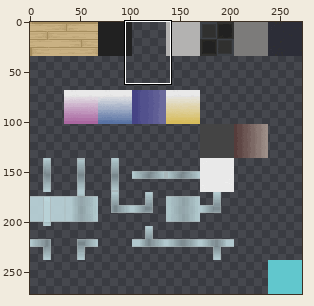
Sprite sheet, stored at floortileset.png. The first picture is a wide view before the edit; the outline marks the close-up.
Close-up. Before:
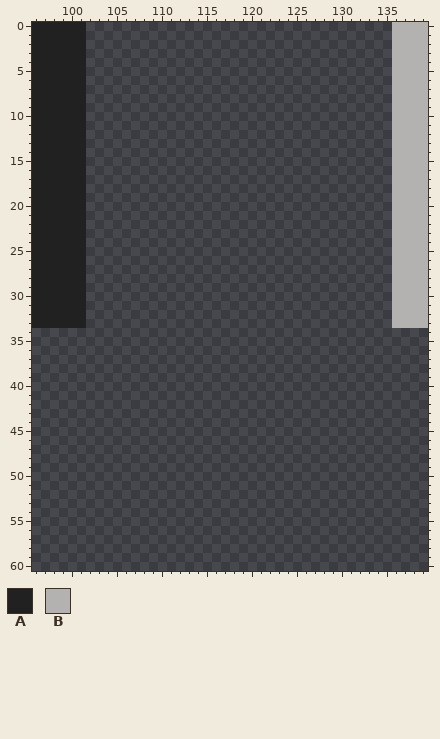
The file is 272x272 pixels. Colours within 5 levels of each other are drawn and written as one. Shown: x 96..139, y 0..60. The commit also changed other parts of the picture, which this record leaves out.
Palette (. is transparent): A #212121  B #b3b2b1
Pixels before (only the part around the change), first column x 96:
 0 AAAAAA..................................BBBB
 1 AAAAAA..................................BBBB
 2 AAAAAA..................................BBBB
 3 AAAAAA..................................BBBB
 4 AAAAAA..................................BBBB
 5 AAAAAA..................................BBBB
 6 AAAAAA..................................BBBB
 7 AAAAAA..................................BBBB
 8 AAAAAA..................................BBBB
 9 AAAAAA..................................BBBB
10 AAAAAA..................................BBBB
11 AAAAAA..................................BBBB
12 AAAAAA..................................BBBB
13 AAAAAA..................................BBBB
14 AAAAAA..................................BBBB
15 AAAAAA..................................BBBB
16 AAAAAA..................................BBBB
17 AAAAAA..................................BBBB
18 AAAAAA..................................BBBB
19 AAAAAA..................................BBBB
20 AAAAAA..................................BBBB
21 AAAAAA..................................BBBB
22 AAAAAA..................................BBBB
23 AAAAAA..................................BBBB
24 AAAAAA..................................BBBB
25 AAAAAA..................................BBBB
26 AAAAAA..................................BBBB
27 AAAAAA..................................BBBB
28 AAAAAA..................................BBBB
29 AAAAAA..................................BBBB
30 AAAAAA..................................BBBB
31 AAAAAA..................................BBBB
32 AAAAAA..................................BBBB
33 AAAAAA..................................BBBB
34 ............................................
35 ............................................
36 ............................................
37 ............................................
38 ............................................
39 ............................................
40 ............................................
41 ............................................
42 ............................................
43 ............................................
44 ............................................
45 ............................................
46 ............................................
47 ............................................
48 ............................................
49 ............................................
50 ............................................
51 ............................................
52 ............................................
53 ............................................
54 ............................................
55 ............................................
56 ............................................
57 ............................................
58 ............................................
59 ............................................
60 ............................................
And afterwards:
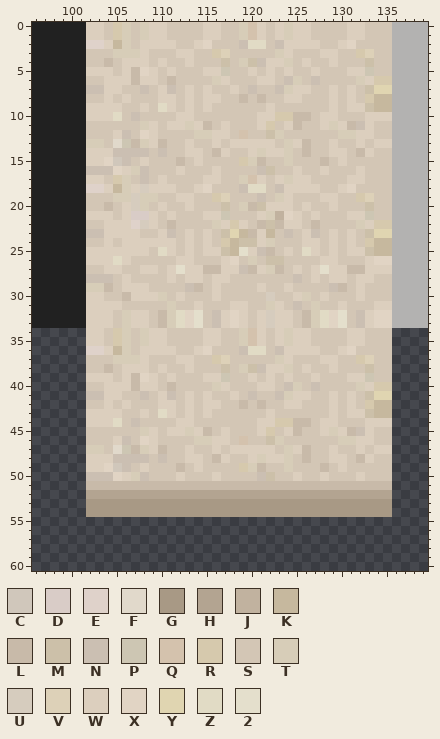
Colours new in this view: C #d0c7bb  D #d9ccc7  E #dfd2ca  F #e1d9cb  G #a89985  H #b3a491  J #c1b29f  K #c6b89e  L #c8baa9  M #ccc0a9  N #cbbfb2  P #cdc6b3  Q #d4c2ad  R #d6c9ad  S #d3c6b5  T #d7cdb8  U #d6ccbe  V #ddd1b8  W #dccfbe  X #e1d4c4  Y #e0d5b1  Z #e1dbc5  2 #e4dfcc
The edit:
Changed rows in their new state; - is an unchanged pixel.
first column x 102:
 0 WWSRTSTWWSSSSWWSSTQWSWTWWSSSSWWSSS
 1 WWSRTSTWWSSSSWWSSTQWSWTWWSSSSWWSSS
 2 EEWKTSWWWWSSWXSSSNZZSNWWWWSSWXSSSS
 3 SSSTTTWSSSWWSSRVSSSSSTWSSSWWSSRVSS
 4 SSLSWWWSWSSWSSSMSTMNWWTSWSSWSSSMSS
 5 WWWSWLXWSWSSSWWPSSWSWSWSSWSSSWWPSS
 6 SSWWWLWWSLSSSSTWSSSWWSNTSNSSSSTWRR
 7 NNWWSSNSWNSWSWSSWSNSSNTWWSSWSWSMYY
 8 SSWSWSSSWWSWSWWSSLSLSSWWSSSWSWSRKK
 9 WWWWSSWSZWSWSWSSSSSSWSSSSSSWSWWMKK
10 WWWZSNSSSSWWSSSSSSSWWRRLLSWWSSSWWW
11 SSSSSSTWSWWTWLSWSSSWRSWLSSWTWLNWSS
12 SSSWNSXWSSSSTTWWSQSSMTSSSSSSTTWWSS
13 TTSFPLTWLSSWSSWSWWWWWSTWLSSWSSWSWW
14 WWWNNNNSNSSWWSLWSSWTWWTSLSSWWSLWSS
15 WWXCNSWSSSLSWSSSSRTLSSTSSSLSWSSSSS
16 NNNXWTNSSSWSSSWSSSSNMSSWSSWSSSWSSS
17 WWSRTSNSWSSSSWWSSTQWSWTWWSSSSWWSSS
18 EEWKTWUWWWSSWXSSSNZZSNWWWWSSWXSSSS
19 SSSTTUTTSSWWSSRVSSSNSTWSSSWWSSRVSS
20 SSLSWUTSWSSWSSSMSTLMWWWSWSSWSSSMSS
21 WWWSWDDWSWSSSWWPSSSWTJXWSWSSSWWPSS
22 SSWWWEUWSLSSSSTWRWSLMLWWSLSSSSTWRR
23 NNWWWWSSWNSWSWSMYKLWKSNSWNSWSWSMYY
24 SSWSWWWWWWSWSWSRKMMWTSSSWWSWSWSRKK
25 WWWWWWWSZWSWSWWMK2WNLSWSZWSWSWWMKK
26 WWWZWSSSSSWWSSSWXSTSMMSSSSWWSSSWXX
27 SSWWSSWWSW2WWLLWWNLWTLSWSW2WWLLWWW
28 NNNSWSSSSWSWWSWWSSSSSSSNSWSWWSWWSS
29 TTLSWWWSSSSNLSWSSSSWSSWSSSSNLSWSSS
30 WWSSLWWWTSWSSSWSSSSSUSSWTSWSSSWSSS
31 WWWWSSSSSTSSWSSSWWSSTWSNSTSSWSSSWW
32 WWWSTWWSLTZX2SNWXWSWUWWSLTZX2SNWXX
33 WWWSTWWSLTZX2SNWXWSWUWWSLTZX2SNWXX
34 WWSRTSTWWSSSSWWSSTQWSWTWWSSSSWWSSS
35 WWSRTSTWWSSSSWWSSTQWSWTWWSSSSWWSSS
36 EEWKTSWWWWSSWXSSSNZZSNWWWWSSWXSSSS
37 SSSTTTWSSSWWSSRVSSSSSTWSSSWWSSRVSS
38 SSLSWWWSWSSWSSSMSTMNWWTSWSSWSSSMSS
39 WWWSWLXWSWSSSWWPSSWSWSWSSWSSSWWPSS
40 SSWWWLWWSLSSSSTWSSSWWSNTSNSSSSTWRR
41 NNWWSSNSWNSWSWSSWSNSSNTWWSSWSWSMYY
42 SSWSWSSSWWSWSWWSSLSLSSWWSSSWSWSRKK
43 WWWWSSWSZWSWSWSSSSSSWSSSSSSWSWWMKK
44 WWWZSNSSSSWWSSSSSSSWWRRLLSWWSSSWWW
45 SSSSSSTWSWWTWLSWSSSWRSWLSSWTWLNWSS
46 SSSWNSXWSSSSTTWWSQSSMTSSSSSSTTWWSS
47 TTSFPLTWLSSWSSWSWWWWWSTWLSSWSSWSWW
48 WWWNNNNSNSSWWSLWSSWTWWTSLSSWWSLWSS
49 WWXCNSWSSSLSWSSSSRTLSSTSSSLSWSSSSS
50 NNNXWTNSSSWSSSWSSSSNMSSWSSWSSSWSSS
51 LLLLLLLLLLLLLLLLLLLLLLLLLLLLLLLLLL
52 HHHHHHHHHHHHHHHHHHHHHHHHHHHHHHHHHH
53 GGGGGGGGGGGGGGGGGGGGGGGGGGGGGGGGGG
54 GGGGGGGGGGGGGGGGGGGGGGGGGGGGGGGGGG
